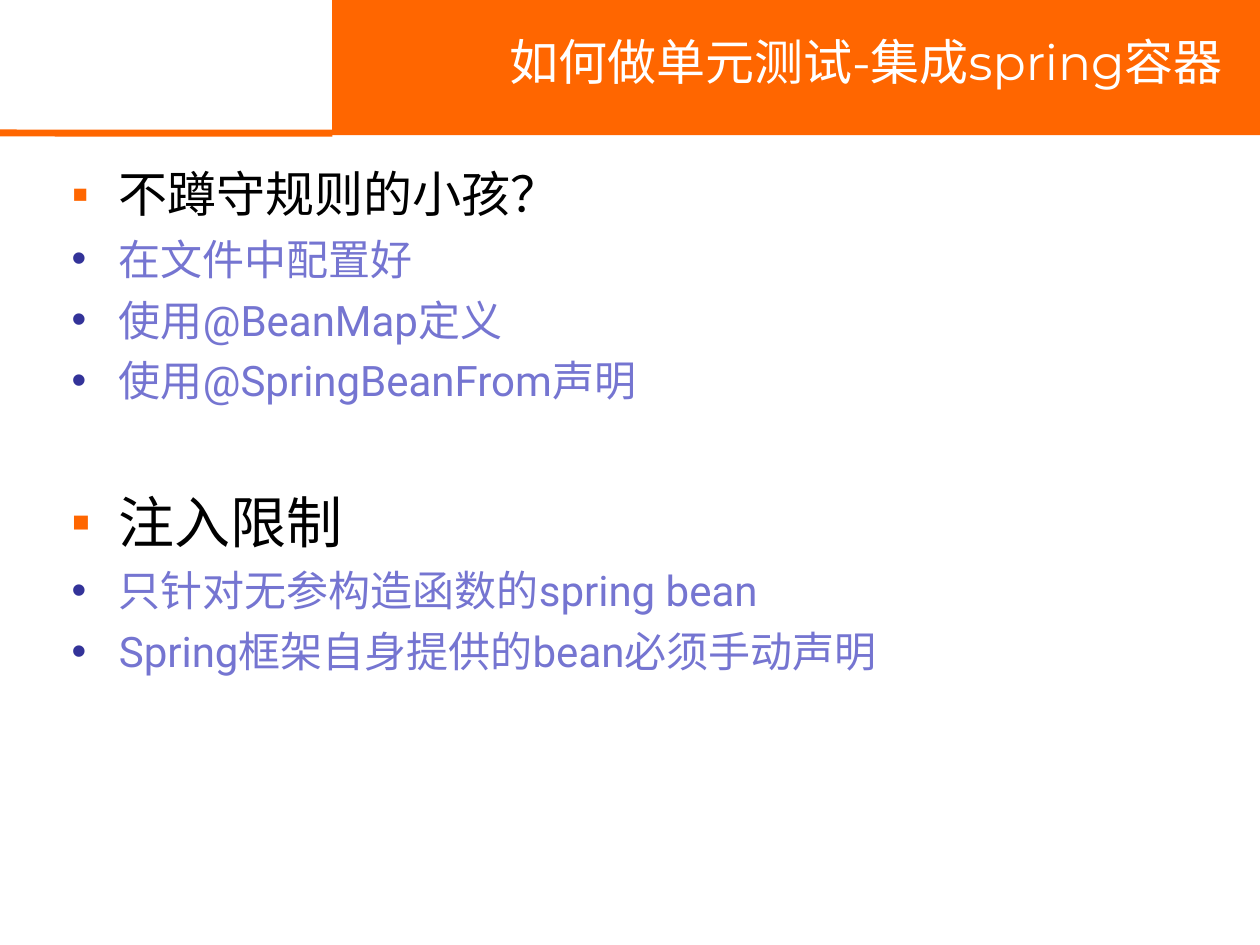
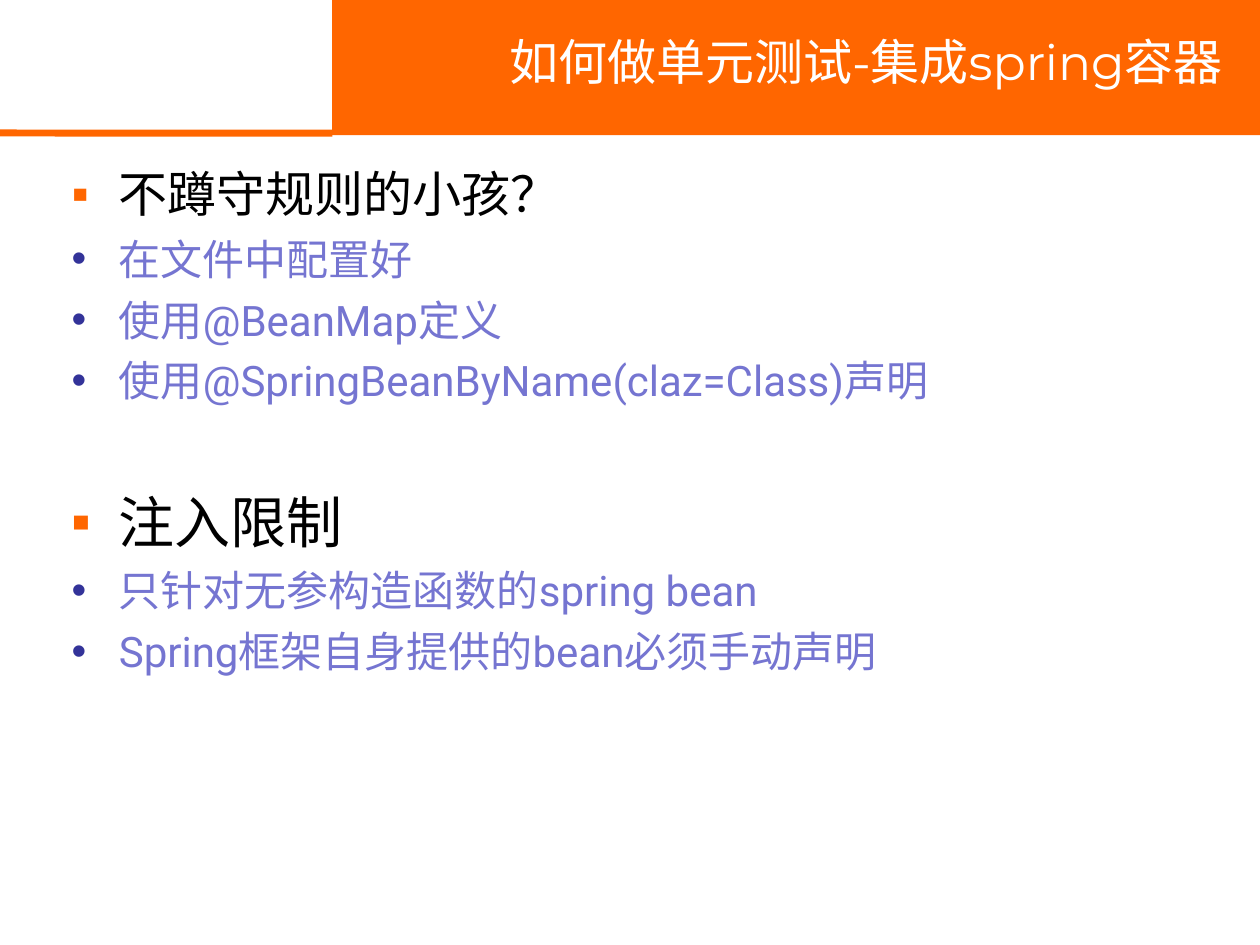
Before and after one commit to shuhuiguo/jtester, a slide deck: slide 48 of jtester-tutorial/db/单元测试入门.ppt (slide 49 before the commit). Drawn at 1260x945 pixels with LibreOffice and Linux fonts; fonts in the diff are those of the drawing; background and template pictures are left out. Boxes give left, top, right and bottom in pixels: in the first picture for what was removed or moved away, otherwise in the second. Text is boxed around its words. In the diff, an @@ line names an element or a change of style, - is before the commit and + after.

```diff
--- a/jtester-tutorial/db/单元测试入门.ppt
+++ b/jtester-tutorial/db/单元测试入门.ppt
@@ text at (119,360,929,405): text changed @@
-  • 使用@SpringBeanFrom声明
+  • 使用@SpringBeanByName(claz=Class)声明
```
Also in this commit, not shown: 2 other slides changed, 1 slide removed.
